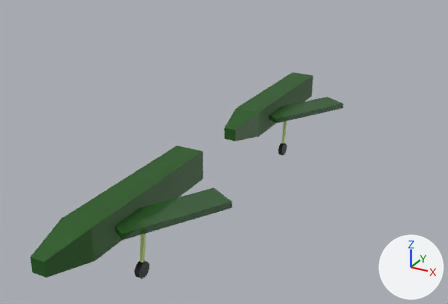
What one commit did to the Blender file web-gltf-experiment.blend.
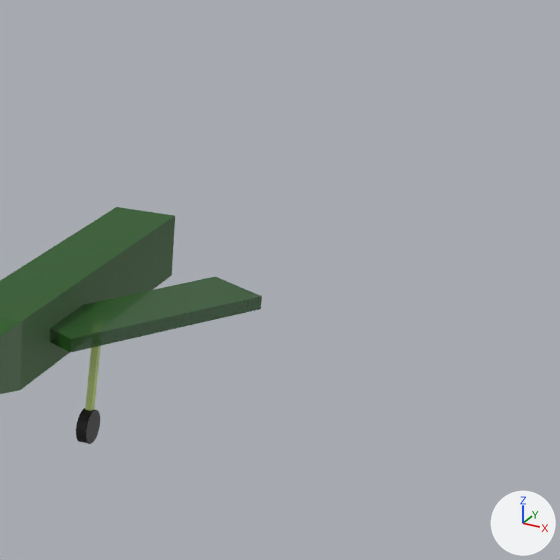
Each version is shown whole from a camera (50 mm lens) standing at (3.07, -3.2, 2.63) and looking at (-0.41, 3.12, -0.53), then close up on the part from 56% to 100% of the width and 0% to 64% of the height. Every picture has the same lights, and +X, +Y and +Z are marked at lower right.
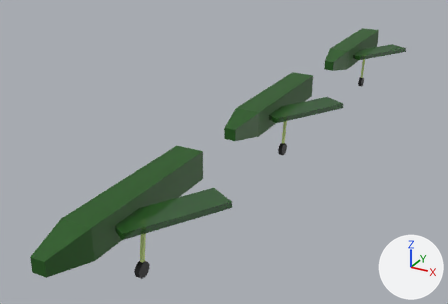
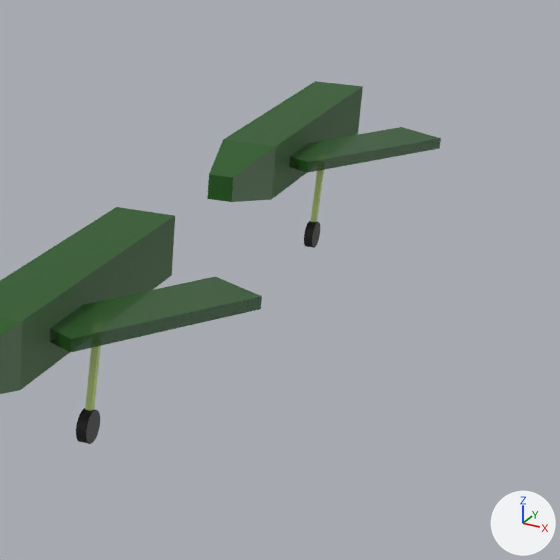
What the commit changed:
Object 'Cylinder.002' (ob_cylinder_002) is new; it shows a copy of the mesh of ob_cylinder_001.
Its parent is ob_cube_008.
Its matrix parent inverse is Matrix(((1.0, 0.0, 0.0, -0.274), (0.0, 1.0, 0.0, -0.475), (0.0, 0.0, 1.0, 0.0), (0.0, 0.0, 0.0, 1.0))).
Its location is (0.274, 0.475, -0.46).
Its rotation in degrees is (90, -172, 90).
Object 'Cube.008' (ob_cube_008) is new; it shows a copy of the mesh of ob_cube_005.
Its parent is ob_empty_002.
Its matrix parent inverse is Matrix(((0.807, 0.591, 0.0, -4.163), (-0.499, 0.681, -0.536, -4.406), (-0.317, 0.432, 0.844, -2.794), (0.0, 0.0, 0.0, 1.0))).
Its location is (0.274, 6.669, 0.0).
Its rotation in degrees is (-8, 0, 0).
Object 'Empty.002' (ob_empty_002) is new.
Its location is (0.274, 6.669, 0.0).
Its rotation in degrees is (-32, 0, 36).
Object 'Cube.007' (ob_cube_007) is new; it shows a copy of the mesh of ob_cube_004.
Its location is (0.0, 6.789, 0.0).
Its scale is (0.503, 1.0, 1.0).
Object 'Cube.006' (ob_cube_006) is new; it shows a copy of the mesh of ob_cube_003.
Its parent is ob_cube_007.
Its matrix parent inverse is Matrix(((1.988, 0.0, 0.0, 0.0), (0.0, 1.0, 0.0, -0.595), (0.0, 0.0, 1.0, 0.0), (0.0, 0.0, 0.0, 1.0))).
Its location is (0.0, 0.0, 0.0).

Pixel boxes (x1, y1, x2, y2) of what changed, in the close-ups (560 x 560 px):
'Cube.007', added (green)
    after: (207, 81, 363, 202)
'Cube.006', added (green)
    after: (289, 127, 441, 173)
'Cylinder.002', added
    after: (304, 221, 320, 248)
'Cube.008', added
    after: (311, 170, 324, 222)
